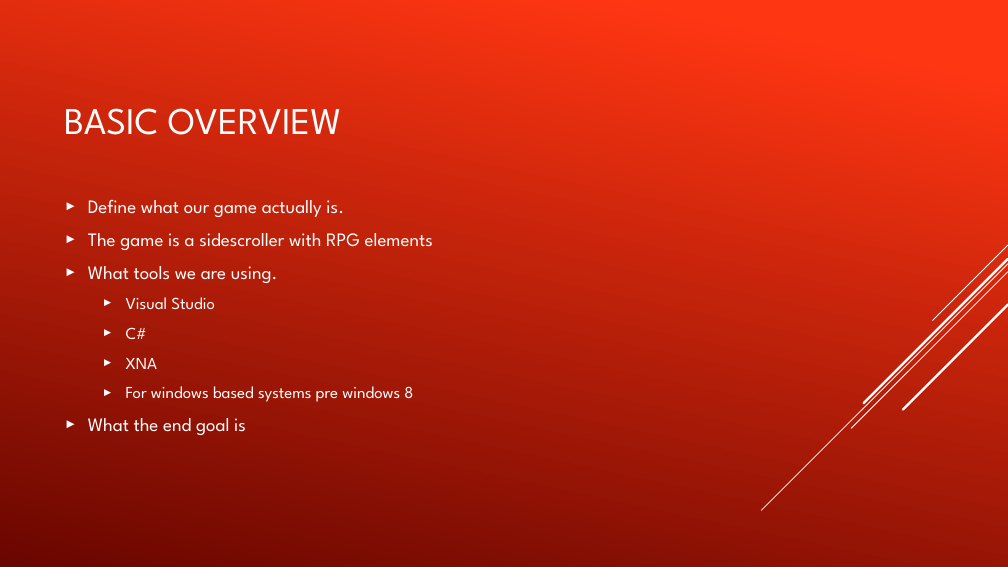
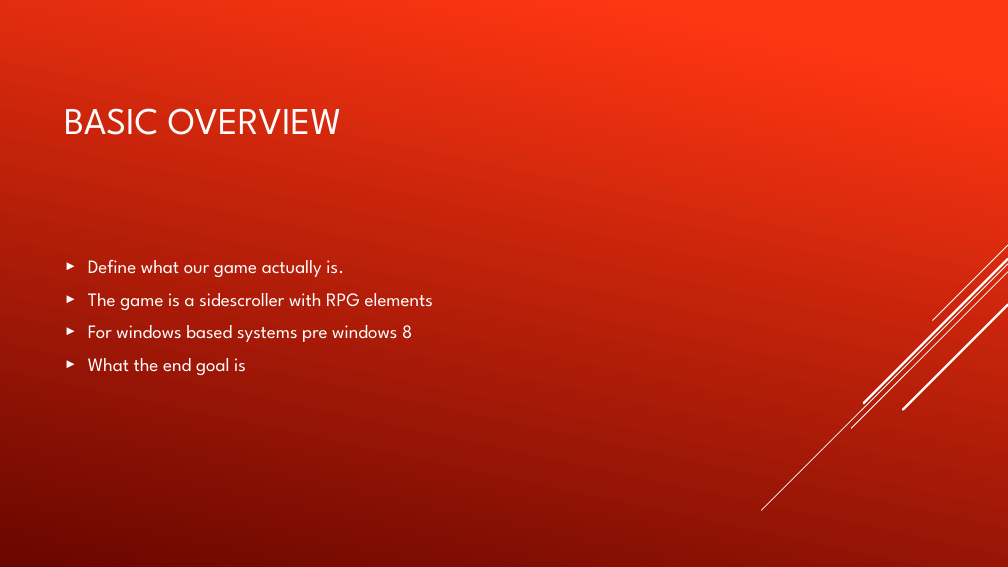
Before and after one commit to bullsfan127/AU_Capstone, a slide deck: slide 4 of CapstoneProject/Fat Joe’s nightmare.pptx. Drawn at 1008x567 pixels with LibreOffice and Linux fonts; fonts in the diff are those of the drawing. Boxes give left, top, right and bottom in pixels: in the first picture for what was removed or moved away, otherwise in the second. Text is boxed around its words. In the diff, an @@ line names an element or a change of style, - is before the commit and + after.

Commit message:
Updated powerpoint

```diff
--- a/CapstoneProject/Fat Joe’s nightmare.pptx
+++ b/CapstoneProject/Fat Joe’s nightmare.pptx
@@ text at [88, 266, 278, 369]: paragraphs removed @@
-► What tools we are using.
-  ► Visual Studio
-  ► C#
-  ► XNA
@@ text at [88, 325, 412, 342]: size 16 to 18 pt in "For windows based systems pre windows 8"; list level 2 to 1 in "For windows based systems pre ..." @@
```
Also in this commit, not shown: 1 other slide changed, 4 slides added.
